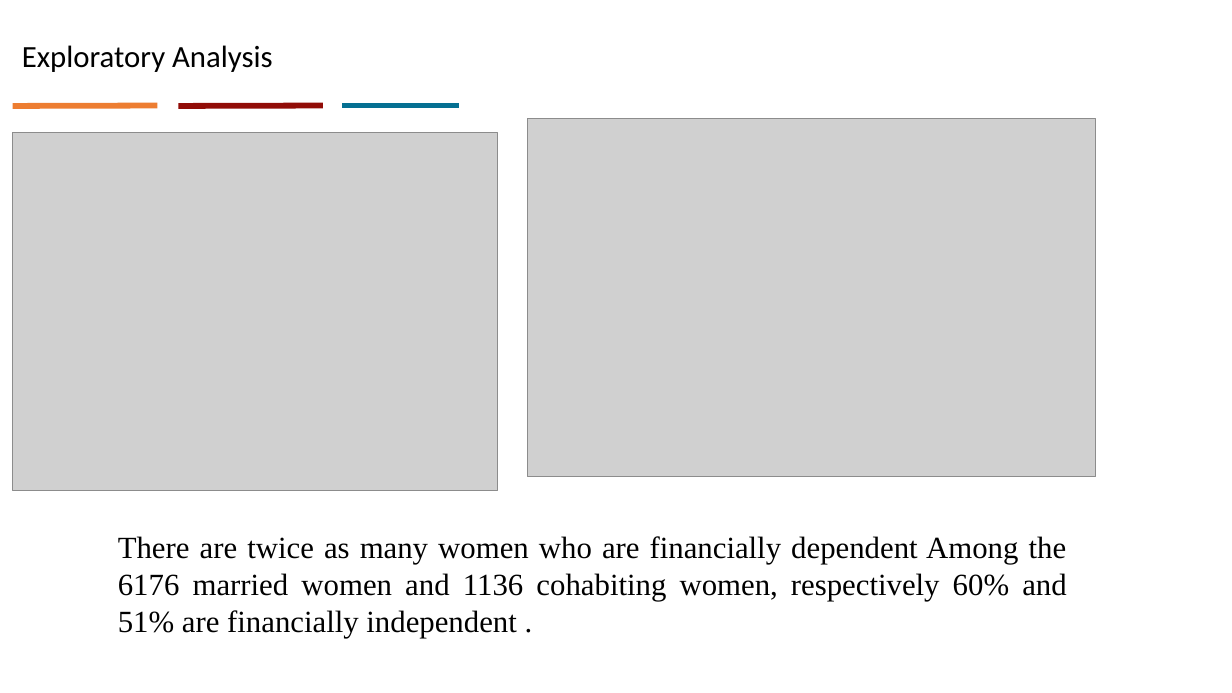
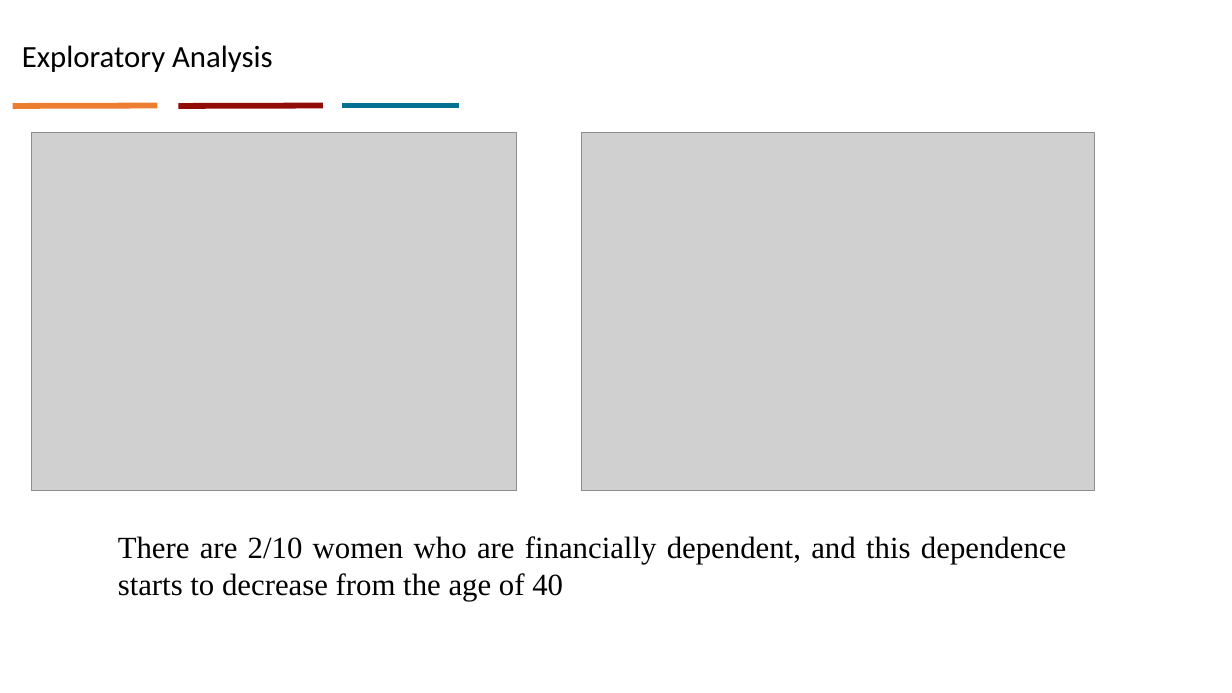
Before and after one commit to gothie348/Final-project, a slide deck: slide 7 of capstone prentation [Autosaved].pptx (slide 5 before the commit). Drawn at 1232x693 pixels with LibreOffice and Linux fonts; fonts in the diff are those of the drawing; grey boxes stand for pictures. Boxes give left, top, right and bottom in pixels: in the first picture for what was removed or moved away, otherwise in the second. Text is boxed around its words. In the diff, an @@ line names an element or a change of style, - is before the commit and + after.

```diff
--- a/capstone prentation [Autosaved].pptx
+++ b/capstone prentation [Autosaved].pptx
@@ picture: place and size @@
-picture at (13, 133, 498, 491)
+picture at (31, 133, 517, 491)
@@ picture: place and size @@
-picture at (528, 118, 1096, 476)
+picture at (581, 133, 1094, 491)
@@ text at (118, 536, 1066, 601): text changed @@
-There are twice as many women who are financially dependent Among the 6176 married women and 1136 cohabiting women, respectively 60% and 51% are financially independent .
+There are 2/10 women who are financially dependent, and this dependence starts to decrease from the age of 40
```
Also in this commit, not shown: 7 other slides changed, 2 slides added.
